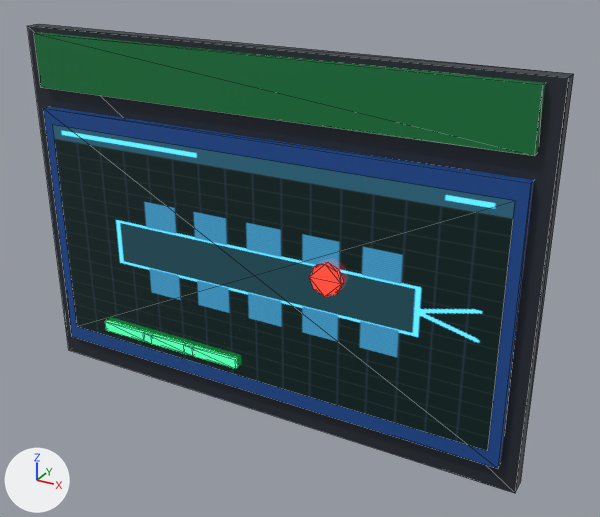
Before and after pictures for a commit that changed the glTF model godot/models/safety/safety_evac_route_map.glb.
Camera for both pictures: a 50 mm camera at (0.726, -1.195, 0.578) aimed at (0.069, -0.001, -0.019). The lights are fixed; the arrows at lower left show +X, +Y and +Z. The first picture is the older version. Mesh edges are drawn as thin lines. Vertices at exactly the same position are counted once.

Objects in the first picture: 'safety_evac_route_map'.
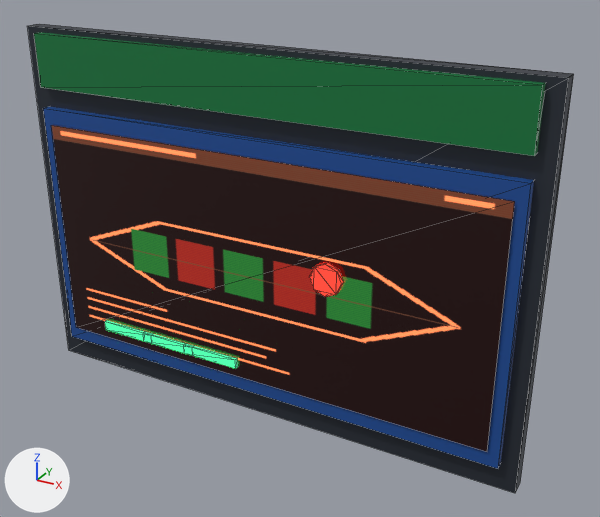
Changed parts and their boxes [x1, y1, x2, y2] in the pictures (600 x 517 px; the box of a moved part takes in the faces that stretch with it):
part 1 of me_body, moved or reshaped
    before: [53, 125, 515, 451]
    after: [51, 125, 515, 452]
part 2 of me_body, moved or reshaped
    both: [28, 26, 574, 493]

The change, as a diff of the scene's bpy script:
```diff
--- a/godot/models/safety/safety_evac_route_map.glb.py
+++ b/godot/models/safety/safety_evac_route_map.glb.py
@@ img_damage_control @@
+img_damage_control = load_image('damage_control', '_unpacked/damage_control', 256, 256, 'sRGB')
@@ mat_screen_damage_control @@
+mat_screen_damage_control = bpy.data.materials.new('screen_damage_control')
+# colours: black #000000
+# uses the picture img_damage_control
@@ me_body @@
 me_body.from_pydata(...)  # 68 vertices, 102 faces; spans x -0.5..0.5, y -0.06..0.0, z -0.35..0.35
 # used by ob_safety_evac_route_map; location = (0.0, 0.0, 0.0)
+# me_body part 1: the loose piece of 4 vertices spanning x -0.45..0.45, y -0.046, z -0.27..0.17 is moved by (0.0, -0.003, 0.0), in mat_screen_damage_control
+# me_body part 2
+# 52 faces are deleted
+# 6 new faces join them, mat_hull_dark (greyish blue #3c424c)
+# 6 new faces join them, mat_sec_sign_blue (blue #1a4f9c)
+# 6 new faces join them, mat_sec_sign_green (dark green #0f7a3f)
+# 16 new faces join them, mat_em_red (black #000000, glowing red #ff2a1f)
+# 18 new faces join them, mat_em_green (black #000000, glowing green #2dff6a)
 me_body.materials.append(mat_hull_dark)
 me_body.materials.append(mat_sec_sign_blue)
-me_body.materials.append(mat_screen_schematic)
 me_body.materials.append(mat_sec_sign_green)
@@ me_body @@
 me_body.materials.append(mat_em_green)
+me_body.materials.append(mat_screen_damage_control)
```
